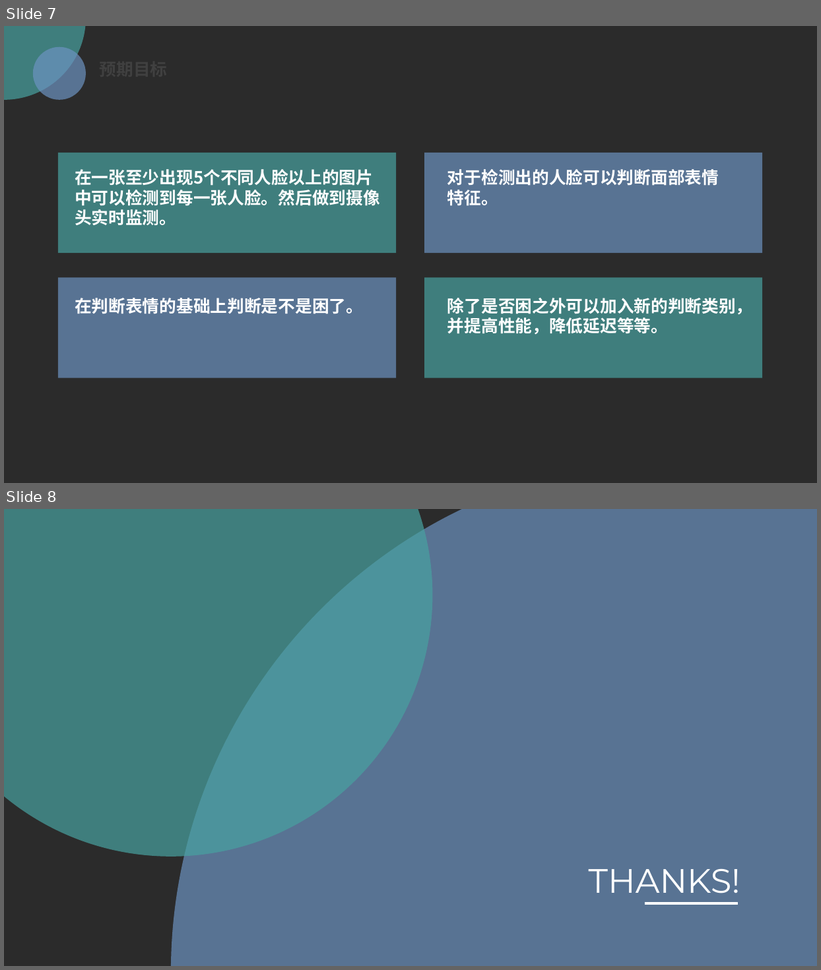
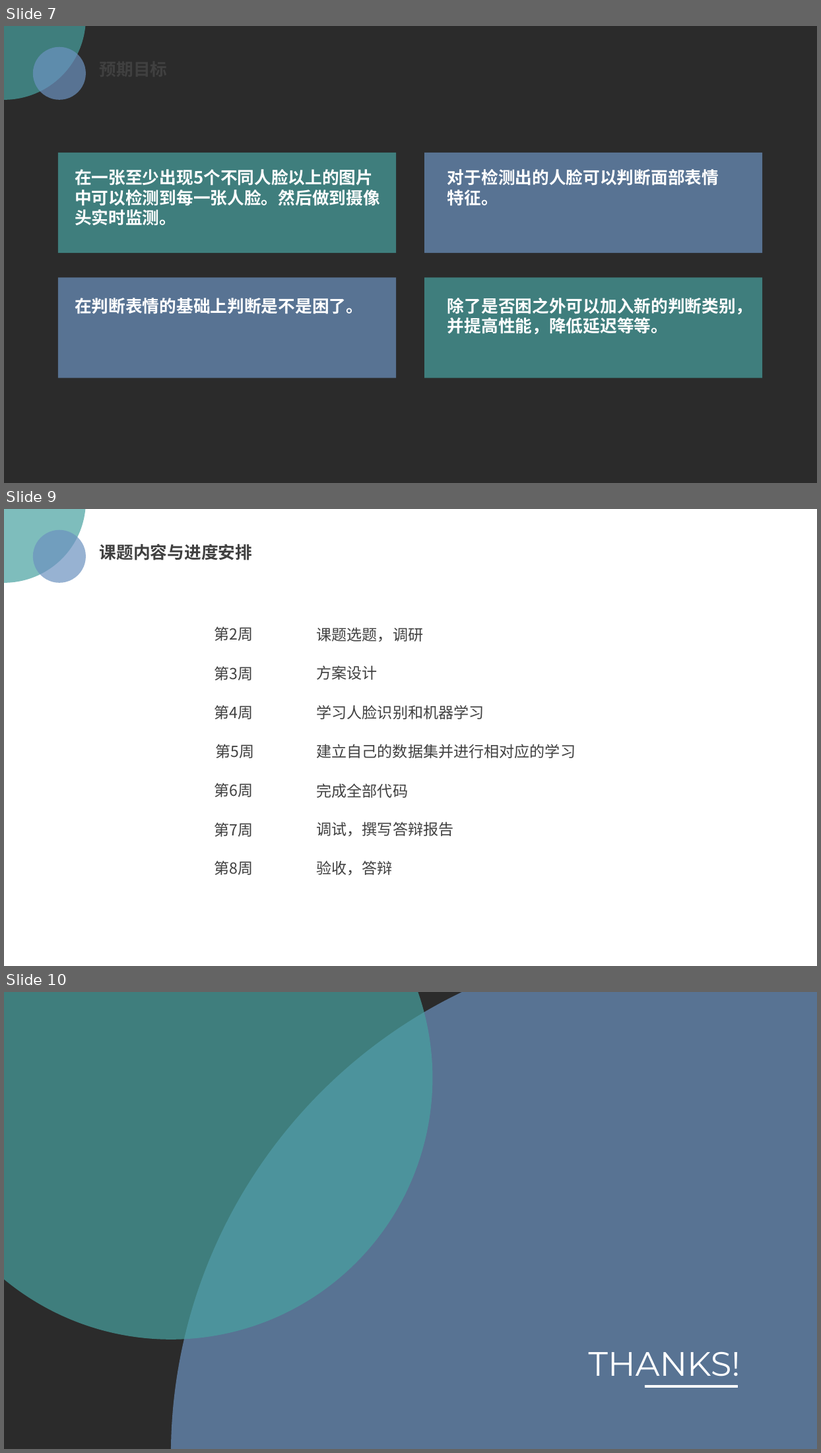
Before and after one commit to qwertyinsomnia/2019-HMI-ISP-07, a slide deck: 睡觉识别开题报告--图像处理.pptx. Shown one above the other, each under a label of ours: slides 7 and 8 before the commit, slides 7, 9 and 10 after it; the slides between them are not shown. The pictures are 821x970 and 821x1453 pixels, drawn with LibreOffice and Linux fonts; fonts in the diff are those of the drawing; background and template pictures are left out; a plain dark background stands for a picture behind light text. Boxes give left, top, right and bottom in pixels: in the first picture for what was removed or moved away, otherwise in the second. Text is boxed around its words. In the diff, an @@ line names an element or a change of style, - is before the commit and + after.

```diff
--- a/睡觉识别开题报告--图像处理.pptx
+++ b/睡觉识别开题报告--图像处理.pptx
@@ slide 9 added at (4,509,817,966), background picture (left out) @@
@@ ellipse added at (4,509,86,583), fill #48A2A0 at 70% opacity @@
@@ ellipse added at (32,529,86,583), fill #6C92C0 at 70% opacity @@
@@ text added at (100,544,252,560), 20 pt, text #404040, bold @@
+课题内容与进度安排
@@ text added at (214,626,253,641), 18 pt, text #404040 @@
+第2周
@@ text added at (317,627,424,642), 18 pt, text #404040 @@
+课题选题，调研
@@ text added at (214,666,253,681), 18 pt, text #404040 @@
+第3周
@@ text added at (317,665,378,680), 18 pt, text #404040 @@
+方案设计
@@ text added at (214,705,253,720), 18 pt, text #404040 @@
+第4周
@@ text added at (317,705,484,720), 18 pt, text #404040 @@
+学习人脸识别和机器学习
@@ text added at (215,744,254,758), 18 pt, text #404040 @@
+第5周
@@ text added at (316,744,576,758), 18 pt, text #404040 @@
+建立自己的数据集并进行相对应的学习
@@ text added at (214,783,253,797), 18 pt, text #404040 @@
+第6周
@@ text added at (317,784,409,798), 18 pt, text #404040 @@
+完成全部代码
@@ text added at (214,823,253,837), 18 pt, text #404040 @@
+第7周
@@ text added at (317,822,454,836), 18 pt, text #404040 @@
+调试，撰写答辩报告
@@ text added at (214,861,253,875), 18 pt, text #404040 @@
+第8周
@@ text added at (317,861,393,875), 18 pt, text #404040 @@
+验收，答辩
@@ what was slide 8 is now slide 10 @@
```
Also in this commit, not shown: 1 other slide added.
